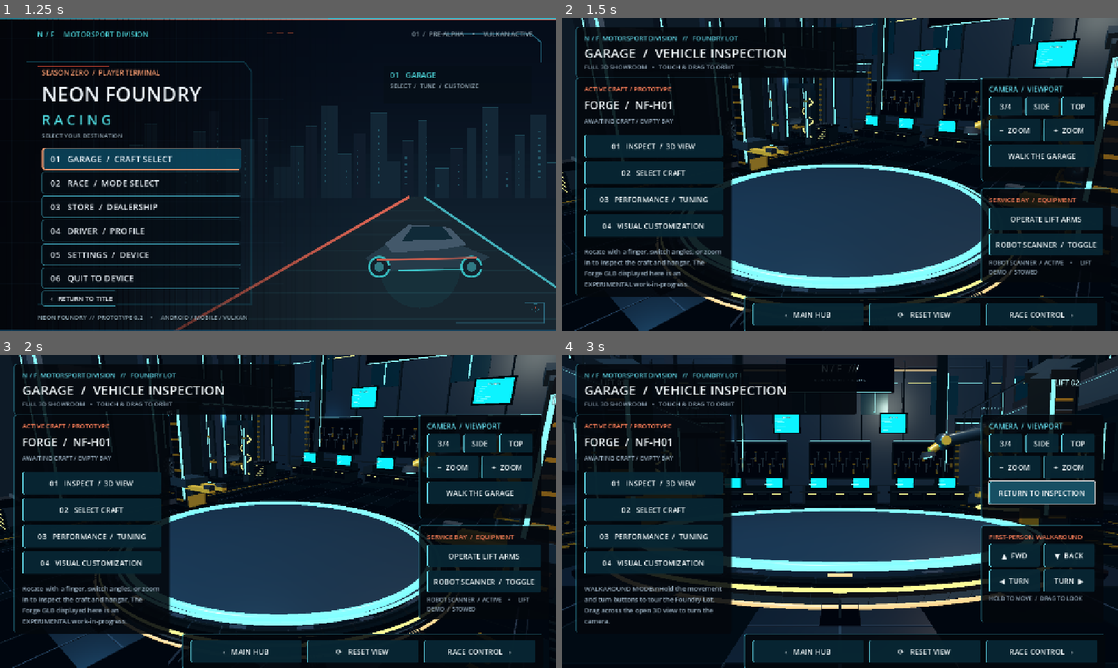
Above: before the commit, frames 1-4 (two rows, left to right).
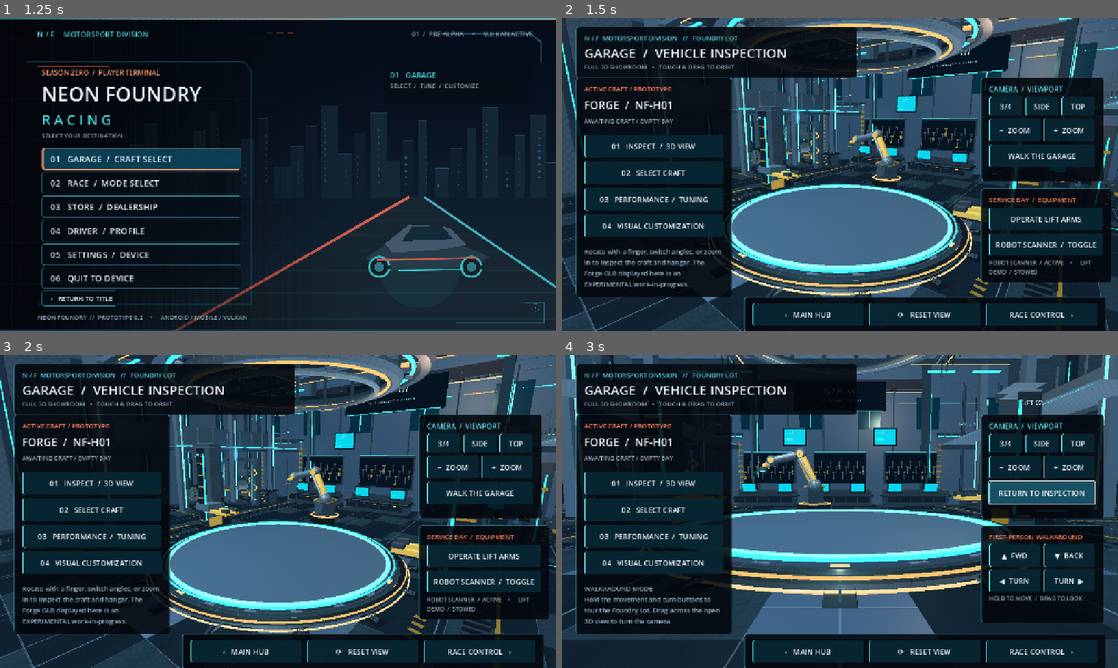
Above: after the commit, the same moments.

Repository: tpylman90-ctrl/NeonFoundry-Racing
Game: Godot game, scene res://scenes/title_menu.tscn
The game is run twice, just before and just after one commit, with the same random seed, the same clock (stepped at 60 frames per second) and the same inputs.
Inputs:
- Up to frame 1 (1.25 s): click "›› ENTER THE FOUNDRY" at 0.5 s
- Up to frame 2 (1.5 s): click "01 GARAGE / CRAFT SELECT" at 1.25 s
- Up to frame 3 (2 s): no input
- Up to frame 4 (3 s): click "3/4" at 2 s; click "WALK THE GARAGE" at 2.75 s

Frame 1 is identical in both runs. In frame 2, 45% of the frame differs, in the area x 0-100%, y 0-100%; in frame 3, 45%; in frame 4, 47%.

Commit message:
Polish showroom lighting and framing, generate local PBR microtextures, reveal robot station

Diff:
--- a/game/scripts/garage_page.gd
+++ b/game/scripts/garage_page.gd
@@ -14,11 +14,11 @@
 var _camera: Camera3D
 var _vehicle_holder: Node3D
 var _yaw: float = 0.68
-var _pitch: float = 0.27
-var _distance: float = 12.8
+var _pitch: float = 0.21
+var _distance: float = 14.5
 var _target_yaw: float = 0.68
-var _target_pitch: float = 0.27
-var _target_distance: float = 12.8
+var _target_pitch: float = 0.21
+var _target_distance: float = 14.5
 var _dragging: bool = false
 var _vehicle_loaded: bool = false
 var _detail: Label
@@ -129,16 +129,16 @@
 	environment.background_mode = Environment.BG_COLOR
 	environment.background_color = Color("0a1622")
 	environment.ambient_light_source = Environment.AMBIENT_SOURCE_COLOR
-	environment.ambient_light_color = Color("829caf")
-	environment.ambient_light_energy = 0.62
+	environment.ambient_light_color = Color("a8c3d1")
+	environment.ambient_light_energy = 0.84
 	environment.reflected_light_source = Environment.REFLECTION_SOURCE_BG
 	environment.tonemap_mode = Environment.TONE_MAPPER_FILMIC
 	environment_node.environment = environment
 	_world.add_child(environment_node)
 
-	var graphite := _material(Color("1b2835"), 0.72, 0.34)
-	var tile := _material(Color("253a4a"), 0.64, 0.37)
-	var beams := _material(Color("394757"), 0.74, 0.3)
+	var graphite := _material(Color("304354"), 0.37, 0.44)
+	var tile := _material(Color("384e5e"), 0.44, 0.43)
+	var beams := _material(Color("516675"), 0.55, 0.34)
 	var cyan := _material(Color("2b97b3"), 0.15, 0.27, true)
 	var orange := _material(Color("c14f30"), 0.15, 0.34, true)
 	var black := _material(Color("0b141e"), 0.3, 0.6)
@@ -193,7 +193,7 @@
 
 	_camera = Camera3D.new()
 	_camera.name = "InspectionCamera"
-	_camera.fov = 52.0
+	_camera.fov = 60.0
 	_camera.near = 0.08
 	_camera.far = 175.0
 	_camera.current = true
@@ -201,13 +201,13 @@
 
 	var sunlight := DirectionalLight3D.new()
 	sunlight.rotation_degrees = Vector3(-58, -22, 0)
-	sunlight.light_energy = 1.1
+	sunlight.light_energy = 1.43
 	sunlight.light_color = Color("d2e6ff")
 	_world.add_child(sunlight)
 	for light_spec in [
-		{"pos": Vector3(-5, 9, 6), "color": Color("77d8ff"), "energy": 5.0},
-		{"pos": Vector3(6, 11, -4), "color": Color("ffd5ad"), "energy": 4.2},
-		{"pos": Vector3(1, 10, 8), "color": Color("a5def4"), "energy": 2.9}
+		{"pos": Vector3(-5, 9, 6), "color": Color("e3f1ff"), "energy": 4.0},
+		{"pos": Vector3(6, 11, -4), "color": Color("ffd5ad"), "energy": 3.4},
+		{"pos": Vector3(1, 10, 8), "color": Color("a5def4"), "energy": 3.3}
 	]:
 		var omni := OmniLight3D.new()
 		omni.position = light_spec["pos"]
@@ -269,7 +269,7 @@
 	_yaw = lerp_angle(_yaw, _target_yaw, blend)
 	_pitch = lerpf(_pitch, _target_pitch, blend)
 	_distance = lerpf(_distance, _target_distance, blend)
-	var aim := Vector3(0, 1.4, 0)
+	var aim := Vector3(0, 2.45, 0)
 	_camera.position = aim + Vector3(sin(_yaw) * cos(_pitch), sin(_pitch), cos(_yaw) * cos(_pitch)) * _distance
 	_camera.look_at(aim, Vector3.UP)
 
@@ -385,7 +385,7 @@
 	angle_row.add_theme_constant_override("separation", 6)
 	views.add_child(angle_row)
 	for spec in [
-		{"text": "3/4", "a": 0.68, "p": 0.27, "d": 12.8},
+		{"text": "3/4", "a": 0.68, "p": 0.21, "d": 14.5},
 		{"text": "SIDE", "a": 1.57, "p": 0.15, "d": 12.3},
 		{"text": "TOP", "a": 0.0, "p": 1.22, "d": 15.4}
 	]:
@@ -456,7 +456,7 @@
 	action_row.add_theme_constant_override("separation", 12)
 	bottom.add_child(action_row)
 	var back := _button("‹   MAIN HUB", func() -> void: return_to_hub.emit())
-	var spin := _button("⟳   RESET VIEW", func() -> void: _move_view(0.68, 0.27, 12.8))
+	var spin := _button("⟳   RESET VIEW", func() -> void: _move_view(0.68, 0.21, 14.5))
 	var race := _button("RACE CONTROL   ›", func() -> void: request_race_control.emit())
 	for b in [back, spin, race]:
 		b.size_flags_horizontal = Control.SIZE_EXPAND_FILL
@@ -493,7 +493,7 @@
 	_walk_pad.visible = _walk_mode
 	_equipment_panel.visible = not _walk_mode
 	_walk_toggle.text = "RETURN TO INSPECTION" if _walk_mode else "WALK THE GARAGE"
-	_detail.text = "WALKAROUND MODE\\nHold the movement and turn buttons to tour the Foundry Lot. Drag across the open 3D view to turn the camera." if _walk_mode else "INSPECTION MODE\\nTouch-drag to orbit around the model. Use the camera presets for detail study."
+	_detail.text = "WALKAROUND MODE\nHold the movement and turn buttons to tour the Foundry Lot. Drag across the open 3D view to turn the camera." if _walk_mode else "INSPECTION MODE\nTouch-drag to orbit around the model. Use the camera presets for detail study."
 
 func _refresh_equipment_status() -> void:
 	if _workshop != null and _equipment_status != null:
--- a/game/scripts/garage_workshop.gd
+++ b/game/scripts/garage_workshop.gd
@@ -89,19 +89,43 @@
 
 func _create_materials() -> void:
 	_materials = {
-		STEEL: _material(Color("3b5260"), 0.80, 0.29),
-		FLOOR: _material(Color("263946"), 0.65, 0.27),
-		GRAPHITE: _material(Color("182734"), 0.55, 0.40),
-		DARK: _material(Color("0c1824"), 0.18, 0.72),
-		TRIM: _material(Color("607784"), 0.80, 0.27),
-		CYAN: _material(Color("2bd9f0"), 0.18, 0.25, 2.6),
-		AMBER: _material(Color("fa7a33"), 0.23, 0.26, 2.3),
-		YELLOW: _material(Color("e5a537"), 0.45, 0.33),
-		BLACK: _material(Color("111a21"), 0.10, 0.8),
-		SCREEN: _material(Color("087c99"), 0.03, 0.25, 1.8),
-		SILVER: _material(Color("a5bac3"), 0.84, 0.26),
-		GLASS: _material(Color("143347"), 0.63, 0.23)
+		STEEL: _material(Color("566c7b"), 0.53, 0.37),
+		FLOOR: _material(Color("425a67"), 0.30, 0.31),
+		GRAPHITE: _material(Color("2a3d4b"), 0.35, 0.46),
+		DARK: _material(Color("16212e"), 0.14, 0.73),
+		TRIM: _material(Color("91a8b4"), 0.63, 0.29),
+		CYAN: _material(Color("23a9c2"), 0.16, 0.31, 1.4),
+		AMBER: _material(Color("d76534"), 0.21, 0.31, 1.5),
+		YELLOW: _material(Color("ebad4b"), 0.42, 0.40),
+		BLACK: _material(Color("1c262e"), 0.12, 0.79),
+		SCREEN: _material(Color("087991"), 0.03, 0.25, 1.4),
+		SILVER: _material(Color("becbd1"), 0.73, 0.29),
+		GLASS: _material(Color("244657"), 0.54, 0.28)
 	}
+
+	# Physically textured-looking surfaces without runtime texture downloads.
+	# Deterministic local brushed-metal and stippled floor microtextures.
+	for material_id in [STEEL, FLOOR, GRAPHITE, TRIM, SILVER]:
+		var mat: StandardMaterial3D = _materials[material_id]
+		mat.albedo_texture = _create_microtexture(17 if material_id == FLOOR else 53,
+			material_id == FLOOR)
+
+func _create_microtexture(seed: int, floor_texture: bool) -> ImageTexture:
+	var img := Image.create(128, 128, false, Image.FORMAT_RGBA8)
+	for yy in range(128):
+		for xx in range(128):
+			var a: float = sin(float(xx * 23 + yy * 51 + seed * 7) * 0.145)
+			var b: float = sin(float(xx * 5 - yy * 31 + seed * 11) * 0.36)
+			var brushed: float = sin(float(xx) * 0.12) * 0.024
+			var value: float = 0.92 + a * 0.065 + b * 0.035 + brushed
+			if floor_texture:
+				value *= 0.94 if (xx % 37 <= 1 or yy % 37 <= 1) else 1.0
+				value += 0.02 * sin(float(xx + yy) * 0.37)
+			else:
+				value *= 0.96 if xx % 47 == 0 else 1.0
+			value = clampf(value, 0.73, 1.0)
+			img.set_pixel(xx, yy, Color(value, value, value, 1.0))
+	return ImageTexture.create_from_image(img)
 
 func _start_batches() -> void:
 	for id in _materials:
@@ -238,7 +262,7 @@
 		for i in range(11):
 			var z := -16.5 + float(i) * 1.55
 			_rod(TRIM, Vector3(side * 10.45, 6.1, z), Vector3(side * 10.45, 7.5, z), 0.045, 8)
-		_rod(STEEL, Vector3(side * 10.45, 7.55, -16.8), Vector3(side * 10.45, 7.55, -0.5), 0.07, 9)
+		_rod(STEEL, Vector3(side * 10.45, -1.8, -16.8), Vector3(side * 10.45, -1.8, -0.5), 0.07, 9)
 		_box(CYAN, Vector3(side * 10.48, 6.06, -8.7), Vector3(0.09, 0.10, 16.0))
 	# Back wall armor segmented around work stations.
 	for i in range(11):
@@ -485,17 +509,17 @@
 
 func _build_robot_base() -> void:
 	# Rails, articulated service anchor and tool charging pedestal.
-	_disc(BLACK, Vector3(7.55, 0.27, -3.85), 1.23, 0.42, 42)
-	_disc(STEEL, Vector3(7.55, 0.51, -3.85), 1.07, 0.16, 42)
-	_arc(AMBER, Vector3(7.55, 0, -3.85), 1.09, 0.065, 0.59, 0, TAU, 42)
-	_box(STEEL, Vector3(7.55, 1.15, -3.85), Vector3(1.2, 1.23, 1.2))
-	_box(YELLOW, Vector3(7.55, 1.77, -3.85), Vector3(1.35, 0.20, 1.3))
+	_disc(BLACK, Vector3(-1.8, 0.27, -8.35), 1.23, 0.42, 42)
+	_disc(STEEL, Vector3(-1.8, 0.51, -8.35), 1.07, 0.16, 42)
+	_arc(AMBER, Vector3(-1.8, 0, -8.35), 1.09, 0.065, 0.59, 0, TAU, 42)
+	_box(STEEL, Vector3(-1.8, 1.15, -8.35), Vector3(1.2, 1.23, 1.2))
+	_box(YELLOW, Vector3(-1.8, 1.77, -8.35), Vector3(1.35, 0.20, 1.3))
 	for i in range(6):
 		var a := TAU * float(i) / 6.0
-		_box(CYAN, Vector3(7.55 + cos(a) * 1.07, 0.42, -3.85 + sin(a) * 1.07),
+		_box(CYAN, Vector3(-1.8 + cos(a) * 1.07, 0.42, -8.35 + sin(a) * 1.07),
 			Vector3(0.17, 0.08, 0.15))
 	for i in range(5):
-		var x: float = 8.6 + float(i) * 0.44
+		var x: float = -0.8 + float(i) * 0.44
 		_box(YELLOW, Vector3(x, 0.025, -4.9), Vector3(0.28, 0.026, 0.15), -0.52)
 
 func _mesh_between(parent: Node3D, a: Vector3, b: Vector3,
@@ -533,7 +557,7 @@
 func _build_robot() -> void:
 	_robot = Node3D.new()
 	_robot.name = "ArticulatedServiceRobot"
-	_robot.position = Vector3(7.55, 1.85, -3.85)
+	_robot.position = Vector3(-1.8, 1.85, -8.35)
 	add_child(_robot)
 	_robot_joint(_robot, Vector3.ZERO, 0.52)
 	_mesh_between(_robot, Vector3(0, 0, 0), Vector3(-1.0, 2.18, 0),
@@ -586,7 +610,7 @@
 func _build_task_lights() -> void:
 	# Shadow-free local highlights; avoid per-tool and per-bay real-time lights.
 	for spec in [
-		{"p": Vector3(0, 7.55, 1.2), "c": Color("a9eeff"), "power": 1.25, "range": 14.0},
+		{"p": Vector3(0, -1.8, 1.2), "c": Color("a9eeff"), "power": 1.25, "range": 14.0},
 		{"p": Vector3(-11.0, 5.4, -11.0), "c": Color("60cfff"), "power": 0.7, "range": 9.0},
 		{"p": Vector3(11.0, 5.4, -12.0), "c": Color("ffb076"), "power": 0.55, "range": 9.0}
 	]:
Not shown, changed: docs/MENU_FLOW.md
